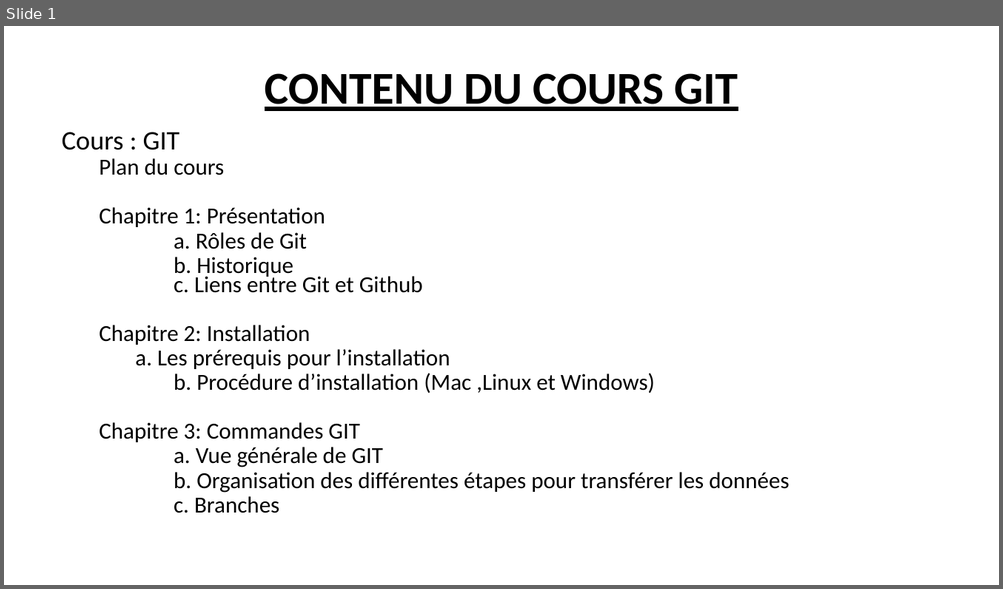
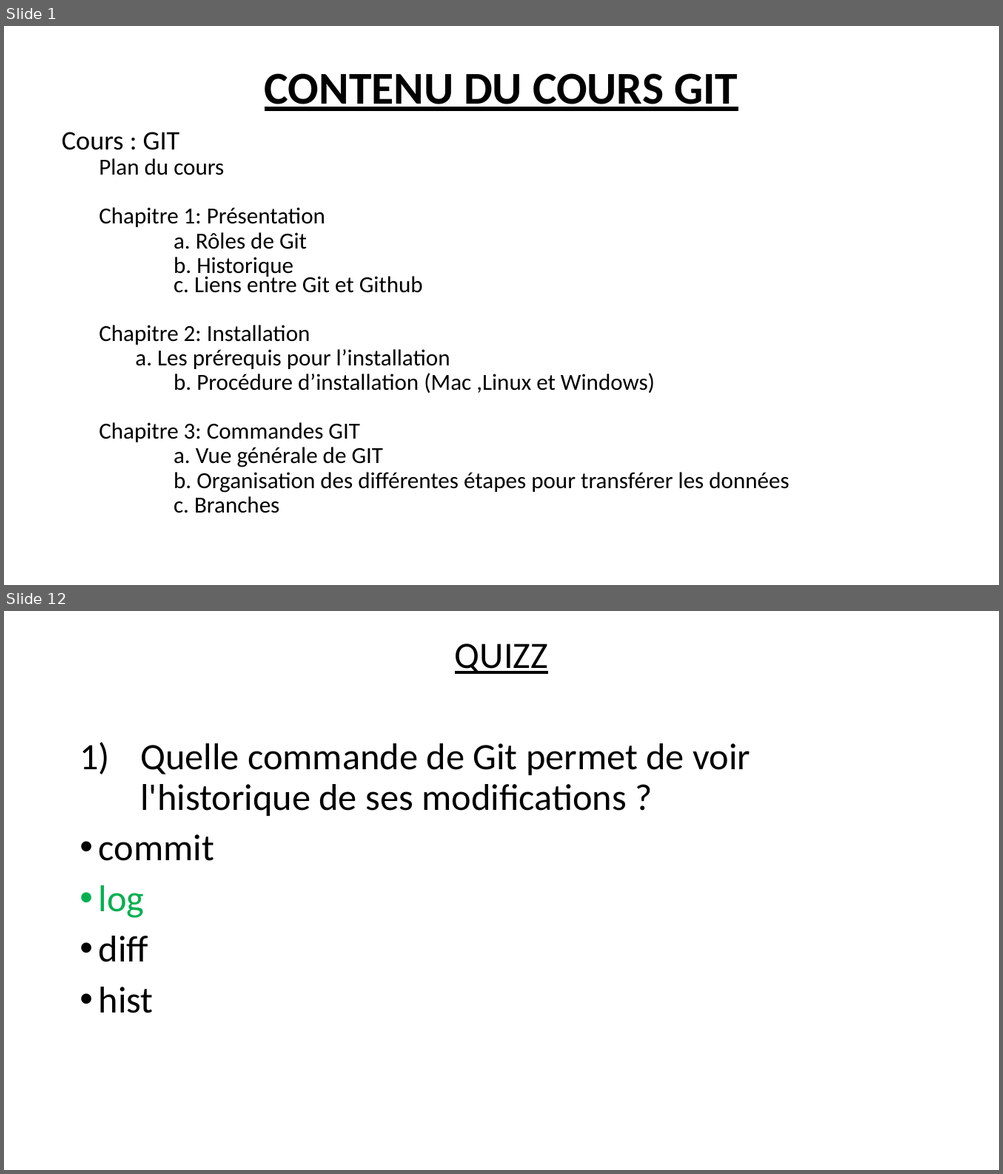
Before and after one commit to emdeo/absolute-knowledge, a slide deck: presentationGit.pptx. Shown one above the other, each under a label of ours: slide 1 before the commit, slides 1 and 12 after it; the slides between them are not shown. The pictures are 1003x589 and 1003x1174 pixels, drawn with LibreOffice and Linux fonts; fonts in the diff are those of the drawing. Boxes give left, top, right and bottom in pixels: in the first picture for what was removed or moved away, otherwise in the second. Text is boxed around its words. In the diff, an @@ line names an element or a change of style, - is before the commit and + after.

```diff
--- a/presentationGit.pptx
+++ b/presentationGit.pptx
@@ slide 12 added at [4, 611, 999, 1170], background #FFFFFF @@
@@ text added at [99, 644, 750, 1014], 36 pt, text #000000 @@
+QUIZZ
+1) Quelle commande de Git permet de voir l'historique de ses modifications ?
+• commit
+• log
+• diff
+• hist
```
Also in this commit, not shown: 10 slides changed, 19 other slides added.
